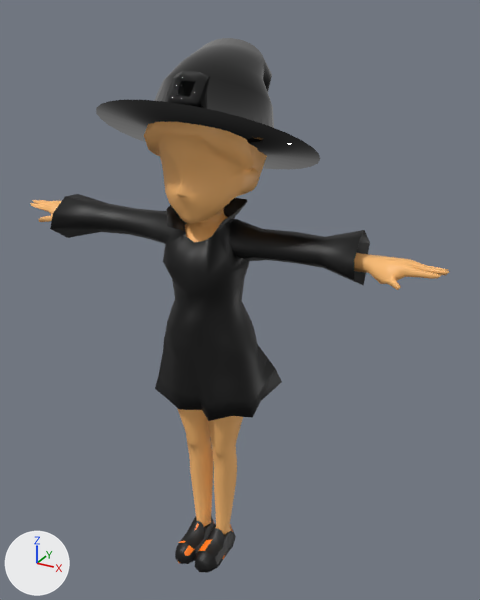
The FBX model Unity3D/Assets/Mesh&Materials&Shaders/Meshes/Characters/MainCharacter/BaseFromPeachSculpt.fbx as it was, and as the next commit left it.
The view is the same before and after, from a 50 mm lens placed at (10.46, -16.9, 18.9), pointed at (0.65, 0.94, 9.97). Every picture has the same lights, and +X, +Y and +Z are marked at lower left. Where no turn or scale is listed for an object, it has been applied to the vertices. Vertices at the same position are counted once.

The first picture shows 'Body', 'Clothes', 'Hat', 'Shoes'.
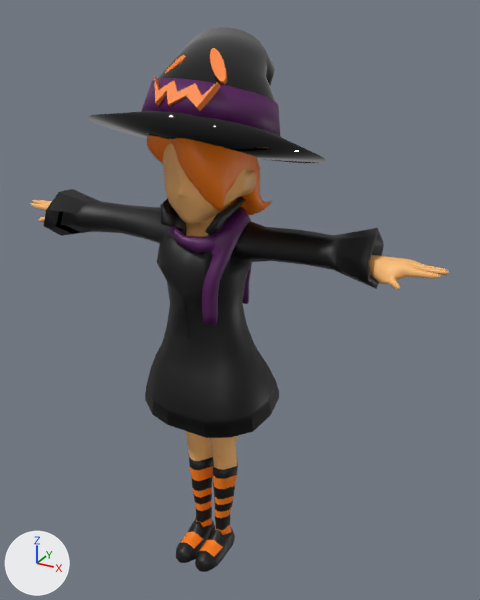
What differs and where, as boxes (x1, y1, x2, y2) in the pictures (480 x 600 px):
'Clothes', reshaped, moved, rescaled (7% wider, 10% taller)
    before: (50, 194, 370, 421)
    after: (43, 189, 384, 438)
'Body', reshaped (21% shorter)
    before: (30, 122, 450, 535)
    after: (30, 143, 450, 470)
'Hat', reshaped, moved, turned
    before: (96, 38, 320, 170)
    after: (88, 27, 326, 163)
'Sphere.006', added (brown)
    after: (146, 136, 272, 216)
'Band', added (purple)
    after: (141, 78, 280, 136)
'Plane.001', added (purple)
    after: (168, 207, 252, 326)
'Socks', added
    after: (189, 456, 238, 535)
'Shoes', reshaped (7% shorter)
    before: (175, 516, 236, 573)
    after: (176, 519, 235, 572)
'Plane', added (orange)
    after: (154, 76, 221, 111)
'Cylinder.010', added
    after: (210, 48, 227, 84)
'Cylinder.011', added
    after: (165, 54, 186, 74)
part 1 of me_mesh_all_0_0, cut back
    before: (144, 122, 267, 215)
    after: (163, 143, 256, 213)
part 2 of me_mesh_all_0_0, deleted (orange)
    before: (189, 456, 237, 535)
part 3 of me_mesh_all_0_0_003, rebuilt
    before: (195, 524, 236, 573)
    after: (195, 525, 235, 572)
part 4 of me_mesh_all_0_0_003, rebuilt (8% shorter)
    before: (175, 516, 214, 564)
    after: (176, 519, 215, 563)
part 5 of me_cylinder, added (black)
    after: (88, 27, 326, 163)
part 6 of me_cylinder, deleted (black)
    before: (165, 71, 210, 107)
part 7 of me_cylinder, deleted
    before: (96, 38, 320, 167)

Edits to the bpy script that builds the scene:
```text
Change me_mesh_all_0_0_003:
    remove me_mesh_all_0_0_003.from_pydata(...)  # 96 vertices, 161 faces; spans x 1.53..3.33, y -2.08..0.22, z 0.48..1.44
    add me_mesh_all_0_0_003.from_pydata(...)  # 350 vertices, 644 faces; spans x 1.55..3.32, y -2.06..0.18, z 0.48..1.41
    me_mesh_all_0_0_003 part 3: the loose piece of 43 vertices spanning x 2.39..3.33, y -2.08..0.22, z 0.48..1.44 is rebuilt with 164 vertices and now spans x 2.41..3.32, y -2.06..0.18, z 0.48..1.41
    me_mesh_all_0_0_003 part 4: the loose piece of 43 vertices spanning x 1.53..2.48, y -2.08..0.22, z 0.48..1.44 is rebuilt with 166 vertices and now spans x 1.55..2.46, y -2.06..0.18, z 0.48..1.41
Change me_cylinder:
    used by ob_hat; location = (-0.09, 0.64, 15.89); rotation_euler = (-0.445, -0.0201, -0.0156), in degrees (-25, -1.2, -0.9); scale = (1.29, 1.29, 1.29)
    remove me_cylinder.from_pydata(...)  # 354 vertices, 384 faces; spans x -2.61..2.61, y -2.61..2.61, z -0.7..2.0
    add me_cylinder.from_pydata(...)  # 349 vertices, 345 faces; spans x -2.73..2.73, y -2.73..2.73, z -0.82..2.11
    me_cylinder part 5: a new loose piece of 315 vertices spanning x -2.73..2.73, y -2.73..2.73, z -0.82..2.11, in mat_hat (picture img_hattexture_002_png)
    me_cylinder part 6: the loose piece of 32 vertices spanning x -0.33..0.51, y -1.54..-1.17, z -0.26..0.56 is deleted
    me_cylinder part 7: 288 vertices removed from x -2.61..2.61, y -2.61..2.56, z -0.5..2.0
Change me_mesh_all_0_0_002:
    remove me_mesh_all_0_0_002.from_pydata(...)  # 490 vertices, 574 faces; spans x -5.39..5.04, y -1.52..1.85, z 6.7..13.43
    add me_mesh_all_0_0_002.from_pydata(...)  # 520 vertices, 607 faces; spans x -5.47..5.09, y -1.75..1.77, z 6.76..13.53
    me_mesh_all_0_0_002 part 8: 340 vertices moved from x -5.39..5.04, y -1.52..1.85, z 6.7..13.43 to x -5.47..5.09, y -1.75..1.77, z 6.76..13.53; 19 vertices removed from x -3.14..1.84, y -1.45..1.44, z 7.23..12.77; 49 vertices added at x -4.39..4.44, y -1.62..1.49, z 6.82..12.98
Change me_mesh_all_0_0:
    remove me_mesh_all_0_0.from_pydata(...)  # 922 vertices, 1768 faces; spans x -7.4..7.4, y -1.7..2.1, z 0.7..16.8
    add me_mesh_all_0_0.from_pydata(...)  # 678 vertices, 1292 faces; spans x -7.4..7.4, y -1.5..1.6, z 3.9..16.2
    me_mesh_all_0_0 part 1: 53 vertices moved from x -1.5..1.5, y -1.4..2.1, z 13.4..16.8 to x -1.4..1.3, y -1.3..1.5, z 13.4..16.1; 270 vertices removed from x -3.7..3.7, y -1.7..2.1, z 7.5..16.7; 71 vertices added at x -1.6..1.6, y -1.3..1.6, z 13.8..16.2
    me_mesh_all_0_0 part 2: 44 vertices removed from x -1.0..1.0, y -0.5..0.6, z 0.7..3.3
Change ob_hat:
    ob_hat.location: (-0.09, 0.64, 15.89) -> (-0.02, 0.43, 15.89)
    ob_hat.rotation_euler: (-0.445, -0.0201, -0.0156) -> (-0.327, 0.0155, -0.00506)  # degrees (-25, -1.2, -0.9) -> degrees (-19, 0.9, -0.3)
Change ob_clothes:
    ob_clothes.location: (0.0, 0.0, 0.0) -> (-0.06, -0.03, -1.06)
    ob_clothes.scale: (1.0, 1.0, 1.0) -> (1.09, 1.09, 1.09)
Add ob_plane_001:
    ob_plane_001 = bpy.data.objects.new('Plane.001', me_plane_001)  # 216 vertices, 216 faces; spans x -2.14..0.63, y -0.16..2.77, z -0.71..2.78; in mat_hat_band (dark purple #56125b)
    ob_plane_001.location = (0.76, -1.36, 10.49)
Add ob_band:
    ob_band = bpy.data.objects.new('Band', me_cylinder_014)  # 128 vertices, 128 faces; spans x -2.08..2.11, y -2.04..2.02, z -0.88..1.29; in mat_hat_band (dark purple #56125b)
    ob_band.location = (-0.03, 0.41, 15.86)
Add ob_sphere_006:
    ob_sphere_006 = bpy.data.objects.new('Sphere.006', me_sphere_007)  # 2585 vertices, 2583 faces; spans x -8.7..8.6, y -3.8..10.7, z -3.2..5.3; in mat_hairmat (picture img_hairtex_png)
    ob_sphere_006.location = (0.71, 0.94, 14.44)
    ob_sphere_006.rotation_euler = (-0.553, -2.409, -0.894)  # degrees (-32, -138, -51)
    ob_sphere_006.scale = (-0.202, -0.222, -0.503)
Add ob_socks:
    ob_socks = bpy.data.objects.new('Socks', me_mesh_all_0_0_005)  # 284 vertices, 292 faces; spans x -1.04..1.04, y -0.47..0.57, z 0.67..3.93; in mat_sockmat (picture img_socktex_png)
    ob_socks.location = (0.0, 0.0, 0.0)
Add ob_cylinder_011:
    ob_cylinder_011 = bpy.data.objects.new('Cylinder.011', me_cylinder_002)  # 64 vertices, 34 faces; spans x -0.29..0.29, y -0.209..0.209, z -0.312..0.312; in mat_hairmat (picture img_hairtex_png)
    ob_cylinder_011.location = (-0.58, -0.51, 17.4)
Add ob_plane:
    ob_plane = bpy.data.objects.new('Plane', me_plane)  # 24 vertices, 14 faces; spans x -0.97..1.03, y -0.12..0.58, z -0.31..0.53; in mat_hairmat (picture img_hairtex_png)
    ob_plane.location = (0.08, -1.5, 16.66)
Add ob_cylinder_010:
    ob_cylinder_010 = bpy.data.objects.new('Cylinder.010', me_cylinder_001)  # 64 vertices, 34 faces; spans x -0.381..0.381, y -0.4..0.4, z -0.494..0.494; in mat_hairmat (picture img_hairtex_png)
    ob_cylinder_010.location = (0.74, -0.42, 17.4)
```
